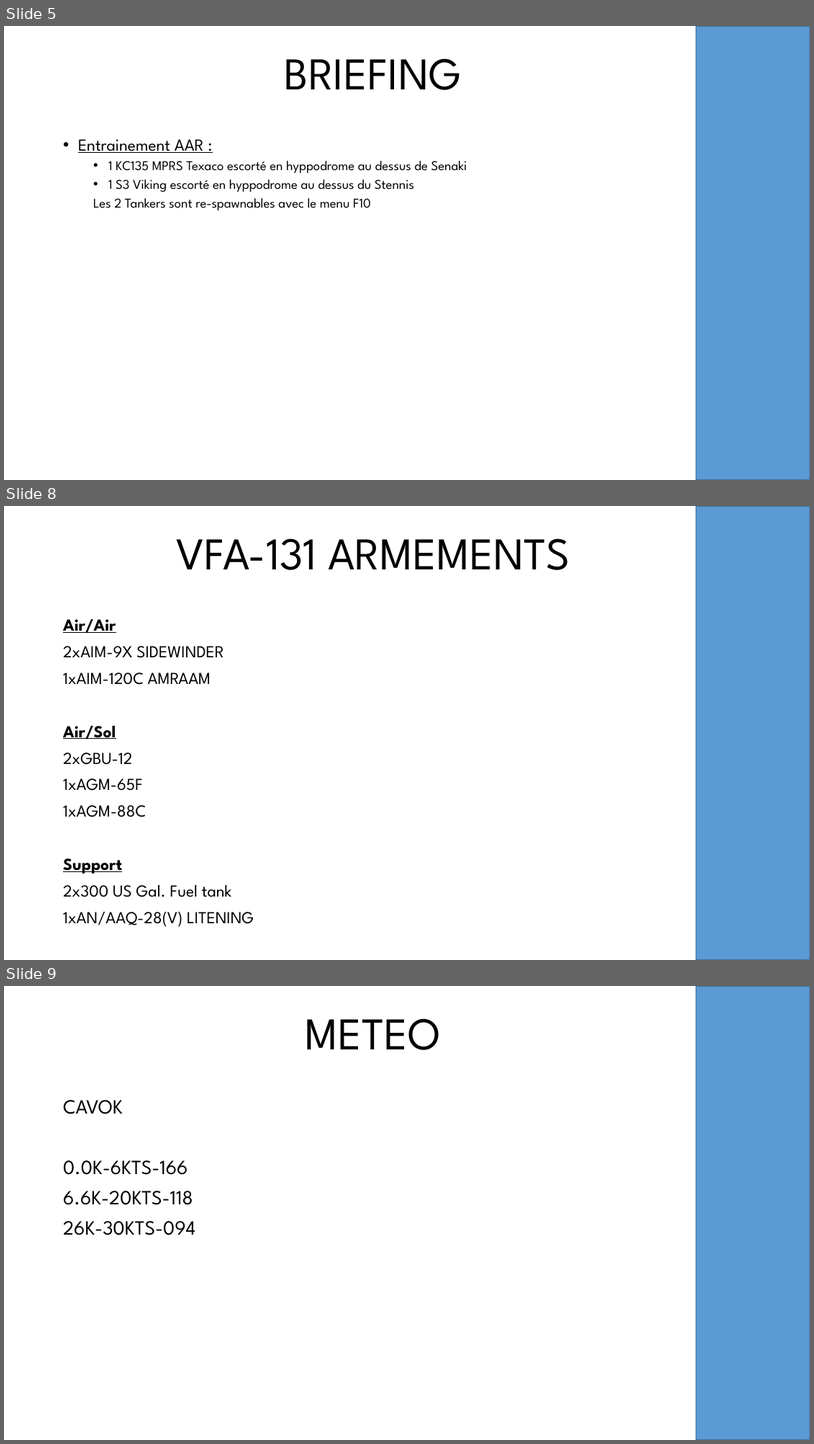
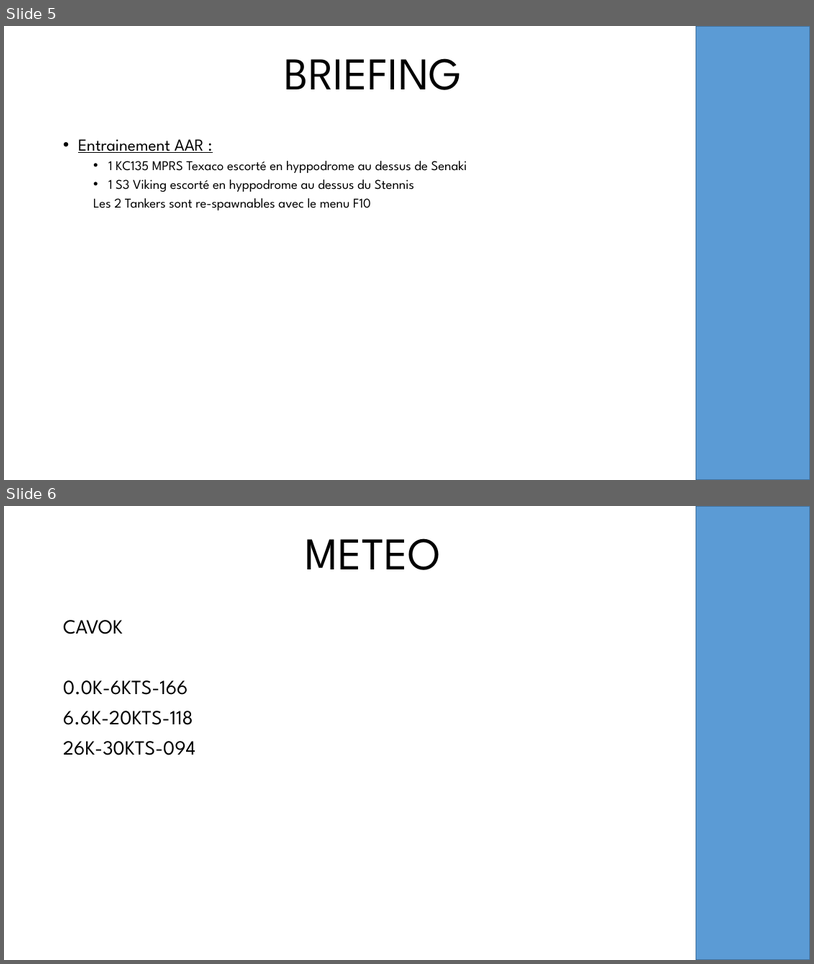
Before and after one commit to oufy-dcs-missions/jtff-missions, a slide deck: vf84-qualification/resources/briefing.pptx. Shown one above the other, each under a label of ours: slides 5, 8 and 9 before the commit, slides 5 and 6 after it; the slides between them are not shown. The pictures are 814x1444 and 814x964 pixels, drawn with LibreOffice and Linux fonts; fonts in the diff are those of the drawing; background and template pictures are left out. Boxes give left, top, right and bottom in pixels: in the first picture for what was removed or moved away, otherwise in the second. Text is boxed around its words. In the diff, an @@ line names an element or a change of style, - is before the commit and + after.

```diff
--- a/vf84-qualification/resources/briefing.pptx
+++ b/vf84-qualification/resources/briefing.pptx
@@ slide 8 removed at <box>4,506,810,960</box>, background picture (left out); not listed: 1 template element that a slide beside it also shows @@
@@ title removed at <box>176,538,570,570</box> @@
-VFA-131 ARMEMENTS
@@ text removed at <box>63,619,254,926</box> @@
-Air/Air
-2xAIM-9X SIDEWINDER
-1xAIM-120C AMRAAM
-Air/Sol
-2xGBU-12
-1xAGM-65F
-1xAGM-88C
-Support
-2x300 US Gal. Fuel tank
-1xAN/AAQ-28(V) LITENING
@@ what was slide 9 is now slide 6 @@
```
Also in this commit, not shown: 5 slides changed, 2 other slides removed, 1 other file.
